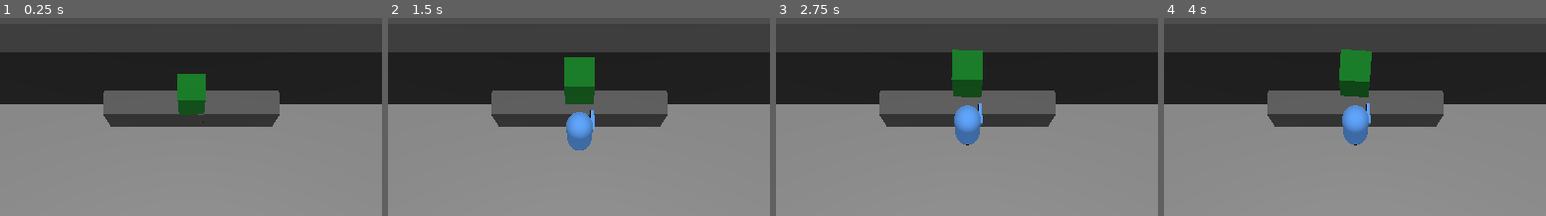
Above: before the commit, frames 1-4 (left to right).
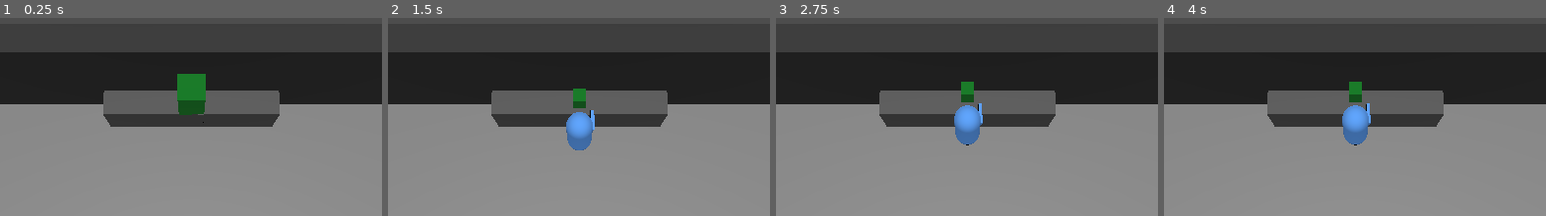
Above: after the commit, the same moments.

Repository: Tedward61194/Overcooked-In-SPAAAAACE
Game: Godot game, scene res://assets/scenes/levels/Sandbox.tscn
Two runs of this game, one before a commit and one after it. Both use one fixed random seed, a clock stepped at 60 frames per second and the inputs below.
Inputs:
- Up to frame 1 (0.25 s): no input
- Up to frame 2 (1.5 s): tap Enter at 0.5 s; hold W (forward) from 0.53 s (still down); tap F (PickUp) at 0.6, 1.35 s
- Up to frame 3 (2.75 s): keep holding W (forward); tap Space at 2 s; tap F (PickUp) at 2.1 s
- Up to frame 4 (4 s): keep holding W (forward); tap Enter at 2.75 s; tap F (PickUp) at 2.85, 3.6 s; tap Space at 3.5 s
The pictures show only the part of the screen within x 23-73%, y 0-50%; the shares and areas given below are measured in that part.

The runs differ from the first frame. In frame 2, 1.9% of the frame differs, in the area x 46-55%, y 19-46%; in frame 3, 1.9%; in frame 4, 1.9%, in the area x 45-55%, y 15-43%.

Commit message:
Objects can be picked up

Diff:
--- a/assets/materials/base/Green.tres
+++ b/assets/materials/base/Green.tres
@@ -17,4 +17,4 @@
 
 [resource]
 next_pass = SubResource("ShaderMaterial_awou7")
-albedo_color = Color(0, 0.48, 0.12, 1)
+albedo_color = Color(0, 0.478431, 0.121569, 1)
--- /dev/null
+++ b/assets/scenes/pickedups/GreenCube_Pickedup.tscn
@@ -0,0 +1,11 @@
+[gd_scene load_steps=3 format=3 uid="uid://chf1s42gpdv5b"]
+
+[sub_resource type="StandardMaterial3D" id="StandardMaterial3D_vbor6"]
+albedo_color = Color(0, 0.478431, 0.121569, 1)
+
+[sub_resource type="BoxMesh" id="BoxMesh_4kf8k"]
+material = SubResource("StandardMaterial3D_vbor6")
+size = Vector3(0.5, 0.5, 0.5)
+
+[node name="GreenCube_Pickedup" type="MeshInstance3D"]
+mesh = SubResource("BoxMesh_4kf8k")
--- a/assets/scenes/player/Player.tscn
+++ b/assets/scenes/player/Player.tscn
@@ -36,7 +36,7 @@
 skeleton = NodePath("../../../..")
 
 [node name="PickUpPosition" type="Node3D" parent="Pivot/BodyMesh/Hand"]
-transform = Transform3D(1, 0, 0, 0, 1, 0, 0, 0, 1, 0, 0, -1.1)
+transform = Transform3D(1, 0, 0, 0, 1, 0, 0, 0, 1, 0, 0.5, -1.1)
 
 [node name="ReachHands" type="RayCast3D" parent="Pivot/BodyMesh"]
 transform = Transform3D(1, 0, 0, 0, 1, 0, 0, 0, 1, 0, 0.5, 0)
--- a/assets/scenes/player/PlayerReachCast.gd
+++ b/assets/scenes/player/PlayerReachCast.gd
@@ -5,6 +5,7 @@
 
 # logic
 var looking_at = null
+var can_pickup = true;
 
 
 func _process(delta):
@@ -20,5 +21,6 @@
 
 func _input(event):
 	if Input.is_action_just_pressed("PickUp"):
-		if looking_at and looking_at.has_node("Pickupable"):
+		if can_pickup and looking_at and looking_at.has_node("Pickupable"):
 			looking_at.get_node("Pickupable").pickup(pickup_position)
+			can_pickup = false
--- a/assets/scenes/prototype_blocks/GreenCube.tscn
+++ b/assets/scenes/prototype_blocks/GreenCube.tscn
@@ -1,8 +1,9 @@
-[gd_scene load_steps=6 format=3 uid="uid://cnjymyv1btuqo"]
+[gd_scene load_steps=7 format=3 uid="uid://cnjymyv1btuqo"]
 
 [ext_resource type="Script" path="res://assets/scripts/Highlightable.gd" id="2_4c7fy"]
 [ext_resource type="Material" uid="uid://ceg46m6rb006y" path="res://assets/materials/base/Green.tres" id="2_6knrd"]
 [ext_resource type="Script" path="res://assets/scripts/Pickupable.gd" id="3_0k360"]
+[ext_resource type="PackedScene" uid="uid://chf1s42gpdv5b" path="res://assets/scenes/pickedups/GreenCube_Pickedup.tscn" id="4_pl8gl"]
 
 [sub_resource type="BoxShape3D" id="BoxShape3D_lvmlj"]
 
@@ -22,3 +23,4 @@
 
 [node name="Pickupable" type="Node3D" parent="."]
 script = ExtResource("3_0k360")
+pickup_scene = ExtResource("4_pl8gl")
--- a/assets/scripts/Pickupable.gd
+++ b/assets/scripts/Pickupable.gd
@@ -2,17 +2,12 @@
 
 # refs
 @onready var root : RigidBody3D = self.get_parent()
-var pick_up_position_node : Node3D
-
-# logic
-var picked_up = false
-
-
-func _physics_process(delta):
-	if picked_up and pick_up_position_node:
-		root.position = pick_up_position_node.global_position
+@export var pickup_scene : PackedScene
 
 
 func pickup(handPosition : Node3D):
-	picked_up = true
-	pick_up_position_node = handPosition
+	if pickup_scene:
+		var inatance = pickup_scene.instantiate()
+		handPosition.add_child(inatance)
+		inatance.set_global_position(handPosition.get_global_position())
+		root.queue_free()
